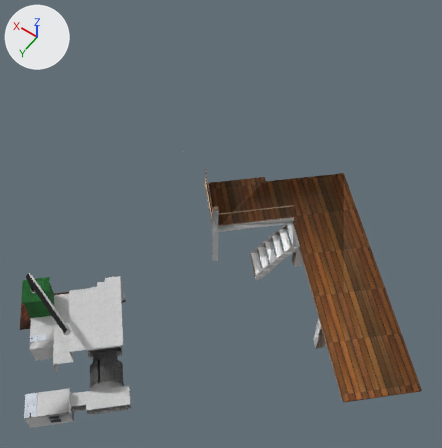
Renders of the COLLADA model dae/pec.dae from each side of a commit.
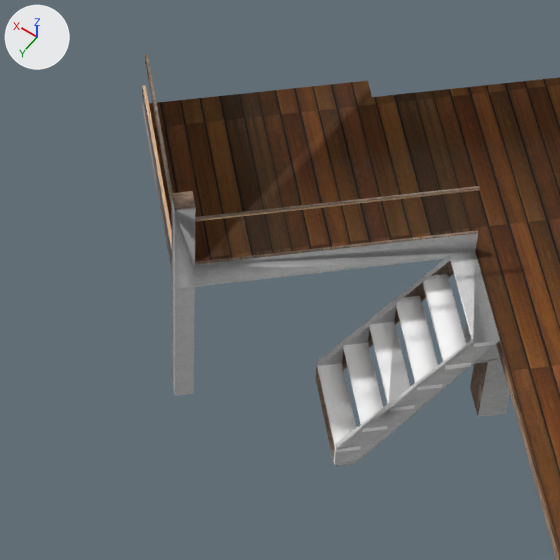
Each version is shown whole from a camera (50 mm lens) standing at (5.09, 36.03, 26.12) and looking at (11.6, 26.91, 11.79), then close up on the part from 38% to 71% of the width and 35% to 68% of the height. The axes (+X, +Y, +Z) are drawn at upper left. The lights are the same throughout. Where no turn or scale is listed for an object, it has been applied to the vertices. Vertices at the same position are counted once.

The first close-up shows 'SketchUp'.
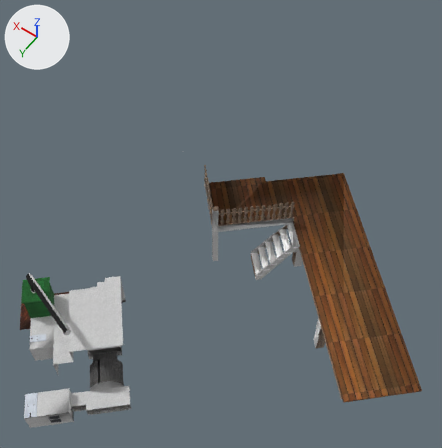
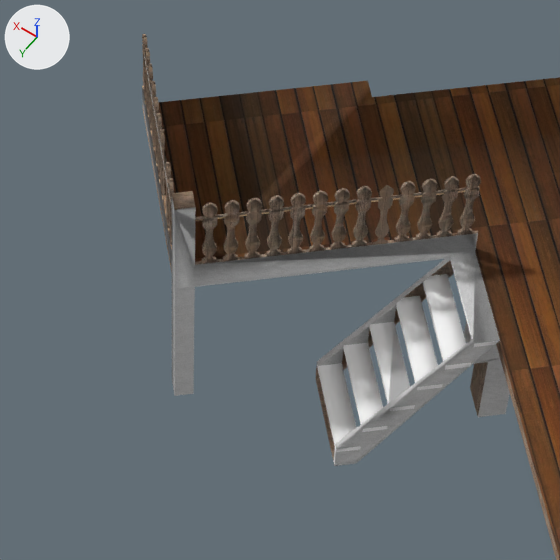
The change, as a list of edits to the scene's bpy script:
```text
Add img_material_4_4_jpg:
    img_material_4_4_jpg = load_image('material_4_4.jpg', 'pec/material_4_4.jpg', 256, 512, 'sRGB')
Add mat_material_4_4:
    mat_material_4_4 = principled_material('material_4_4')
    mat_material_4_4.texture = img_material_4_4_jpg
    mat_material_4_4.roughness = 0.9
Change me_sketchup:
    used by ob_sketchup; location = (0.0, 0.0, 0.0)
    remove me_sketchup.from_pydata(...)  # 630 vertices, 1300 faces; spans x 4.56..18.45, y 21.45..34.21, z 9.24..13.09
    add me_sketchup.from_pydata(...)  # 5828 vertices, 11897 faces; spans x 4.56..18.45, y 21.45..34.21, z 9.24..13.09
    me_sketchup part 1: 5196 vertices added at x 10.22..13.4, y 24.97..26.58, z 11.13..11.93
    remove me_sketchup.materials.append(mat_material_4)  # picture img_material_4_jpg
    add me_sketchup.materials.append(mat_material_4_4)  # picture img_material_4_4_jpg
Add me_zabradli_2:
    me_zabradli_2.from_pydata(...)  # 119 vertices, 117 faces; spans x 0.0..0.12, y 0.0, z 0.0..0.767
    me_zabradli_2.materials.append(mat_material_4)  # picture img_material_4_jpg
Add ob_zabradli_2:
    ob_zabradli_2 = bpy.data.objects.new('zabradli_2', me_zabradli_2)
    ob_zabradli_2.parent = ob_sketchup
    ob_zabradli_2.location = (10.83, 25.58, 11.14)
    ob_zabradli_2.rotation_euler = (0.0028, 0.00982, -2.374)  # degrees (0.2, 0.6, -136)
```

Pixel boxes [x1, y1, x2, y2] of what changed, in the close-ups (560 x 560 px):
'SketchUp', reshaped: before [142, 54, 560, 560]; after [142, 34, 560, 560]
'zabradli_2', added (brown): after [374, 185, 394, 245]
part 1 of me_sketchup, added (brown): after [142, 34, 481, 269]
